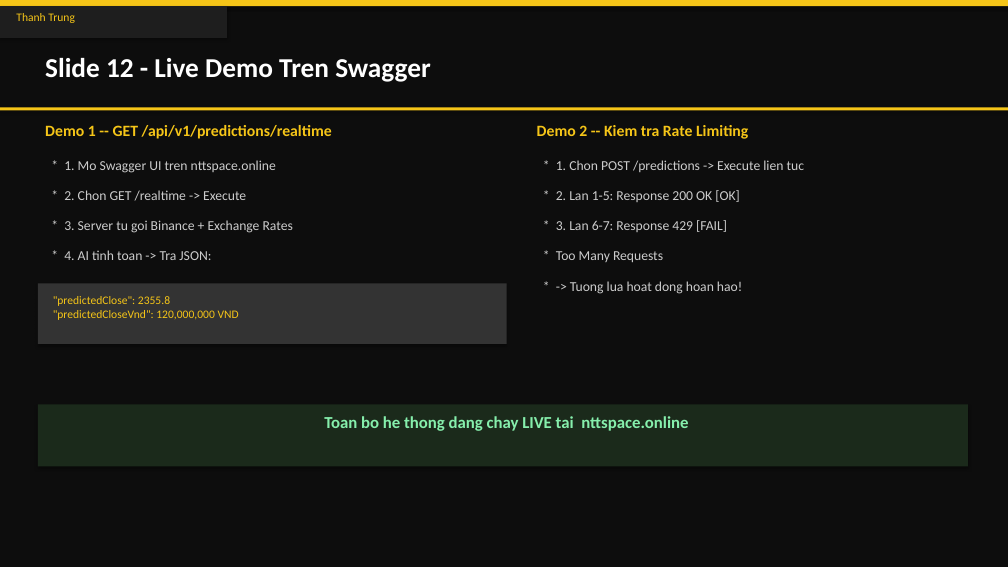
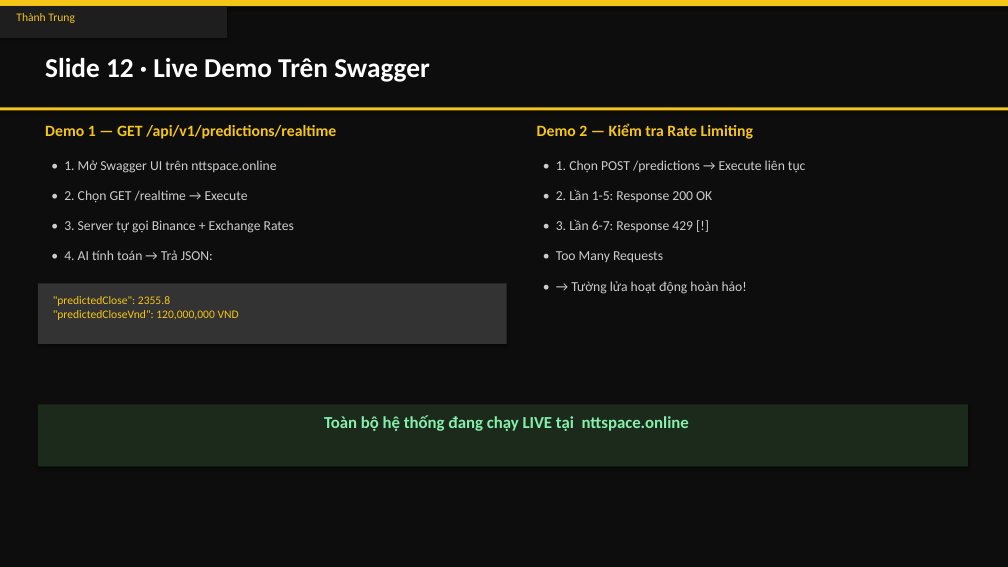
Before and after one commit to ThanhTrunggDEV/Group3, a slide deck: slide 13 of X-AURUM_Presentation.pptx. Drawn at 1008x567 pixels with LibreOffice and Linux fonts; fonts in the diff are those of the drawing. Boxes give left, top, right and bottom in pixels: in the first picture for what was removed or moved away, otherwise in the second. Text is boxed around its words. In the diff, an @@ line names an element or a change of style, - is before the commit and + after.

```diff
--- a/X-AURUM_Presentation.pptx
+++ b/X-AURUM_Presentation.pptx
@@ text at box(45, 58, 429, 82): text changed @@
-Slide 12 - Live Demo Tren Swagger
+Slide 12 · Live Demo Trên Swagger
@@ text at box(45, 125, 336, 139): text changed @@
-Demo 1 -- GET /api/v1/predictions/realtime
+Demo 1 — GET /api/v1/predictions/realtime
@@ text at box(537, 123, 753, 139): text changed @@
-Demo 2 -- Kiem tra Rate Limiting
+Demo 2 — Kiểm tra Rate Limiting
@@ text at box(64, 160, 276, 173): text changed @@
-* 1. Mo Swagger UI tren nttspace.online
+• 1. Mở Swagger UI trên nttspace.online
@@ text at box(556, 160, 805, 172): text changed @@
-* 1. Chon POST /predictions -> Execute lien tuc
+• 1. Chọn POST /predictions → Execute liên tục
@@ text at box(64, 190, 248, 203): text changed @@
-* 2. Chon GET /realtime -> Execute
+• 2. Chọn GET /realtime → Execute
@@ text at box(556, 190, 712, 202): text changed @@
-* 2. Lan 1-5: Response 200 OK [OK]
+• 2. Lần 1-5: Response 200 OK
@@ text at box(64, 220, 294, 233): text changed @@
-* 3. Server tu goi Binance + Exchange Rates
+• 3. Server tự gọi Binance + Exchange Rates
@@ text at box(556, 220, 693, 232): text changed @@
-* 3. Lan 6-7: Response 429 [FAIL]
+• 3. Lần 6-7: Response 429 [!]
@@ text at box(64, 250, 213, 260): text changed @@
-* 4. AI tinh toan -> Tra JSON:
+• 4. AI tính toán → Trả JSON:
@@ text at box(571, 281, 747, 294): text changed @@
-* -> Tuong lua hoat dong hoan hao!
+• → Tường lửa hoạt động hoàn hảo!
@@ text at box(324, 415, 689, 431): text changed @@
-Toan bo he thong dang chay LIVE tai nttspace.online
+Toàn bộ hệ thống đang chạy LIVE tại nttspace.online
```
Also in this commit, not shown: 13 other slides changed, 1 other file.
